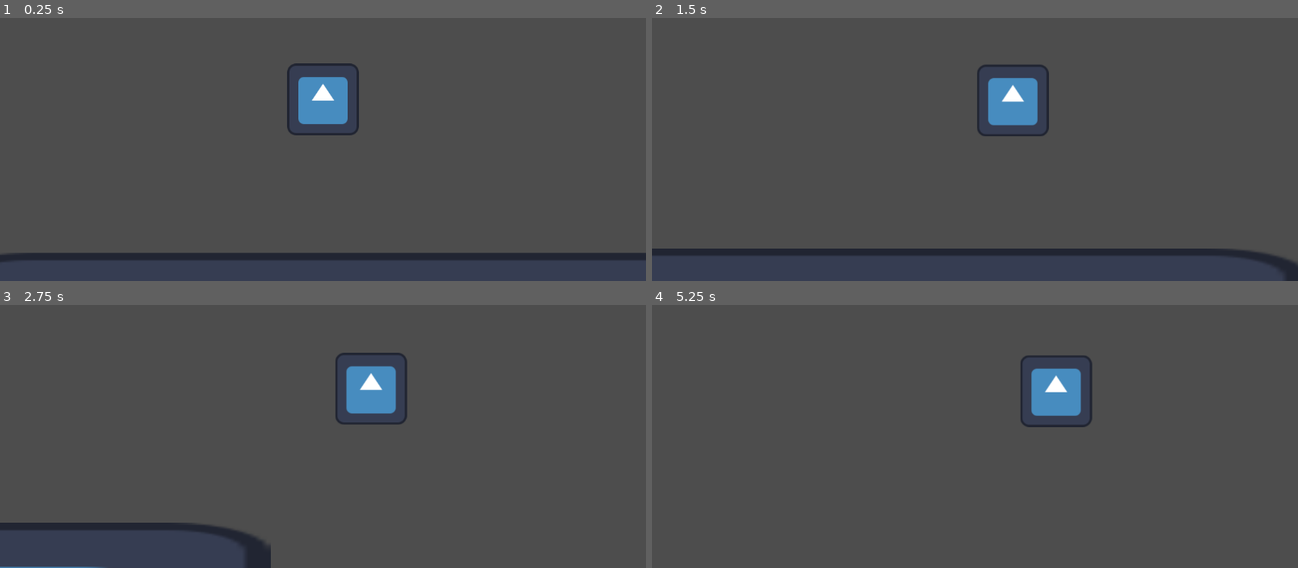
Above: before the commit, frames 1-4 (two rows, left to right).
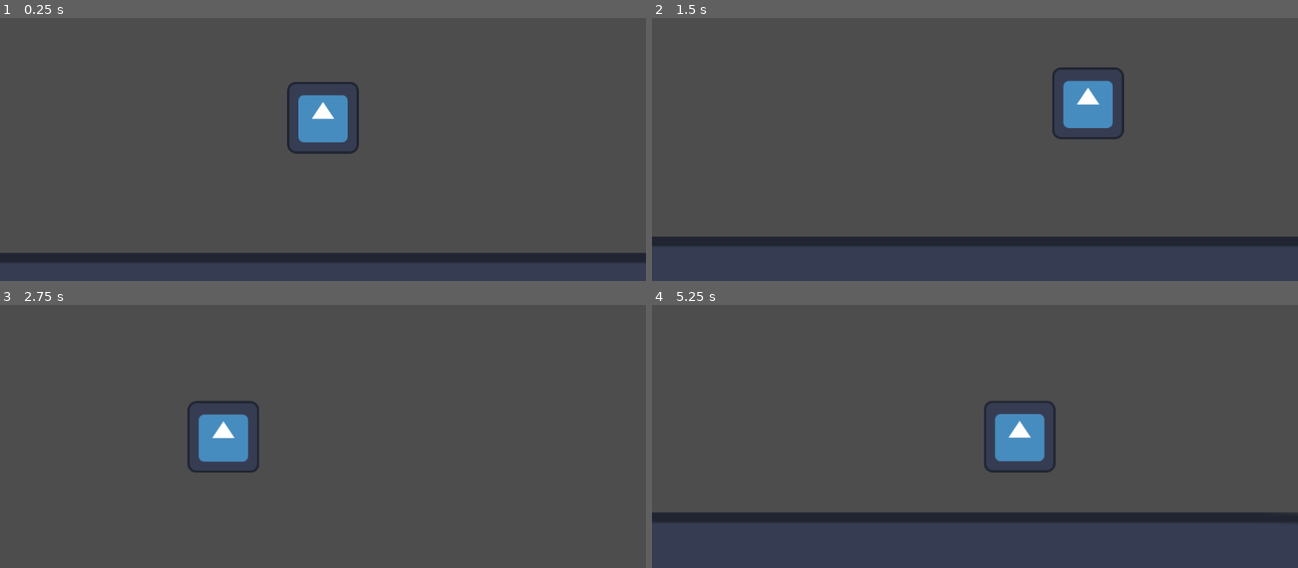
Above: after the commit, the same moments.

Repository: NxKuma/ISCS_Platformer
Game: Godot game, scene res://Scene/Main.tscn
Same seed, same stepped clock (60 frames per second), same inputs: the game is played once before the commit and once after it. The engine's default icon, where the game draws it, is replaced by a stand-in: a white triangle on a blue panel in a dark square.
Inputs:
- Up to frame 1 (0.25 s): no input
- Up to frame 2 (1.5 s): hold Shift (Run, bound only after the commit) 0.53-1.28 s; hold D (Right) from 0.53 s (still down); tap Space (Space) at 0.6 s; tap Shift (Run, bound only after the commit) at 1.35 s
- Up to frame 3 (2.75 s): tap Space (Space) at 1.55, 2.1 s; release D (Right) at 2.03 s; hold A (Left) from 2.03 s (still down); hold Shift (Run, bound only after the commit) from 2.03 s (still down)
- Up to frame 4 (5.25 s): release A (Left) at 2.78 s; release Shift (Run, bound only after the commit) at 2.78 s; hold D (Right) 2.78-4.28 s; tap Shift (Run, bound only after the commit) at 2.85, 4.35 s; tap Space (Space) at 3.05, 3.6, 4.55, 5.1 s; hold Shift (Run, bound only after the commit) 3.53-4.28 s; hold A (Left) 4.28-5.03 s; hold D (Right) from 5.03 s (still down); hold Shift (Run, bound only after the commit) from 5.03 s (still down)

The runs differ from the first frame. In frame 1, 2.3% of the frame differs, in the area x 0-100%, y 17-93%; in frame 2, 11%, in the area x 0-100%, y 17-100%; in frame 3, 5.5%; in frame 4, 7.8%.

Commit message:
Added Movement
Movement Plus Double Jump

Diff:
--- a/Scene/Character.tscn
+++ b/Scene/Character.tscn
@@ -8,6 +8,7 @@
 [node name="Player" type="CharacterBody2D"]
 platform_floor_layers = 4294901761
 script = ExtResource("1_vpxau")
+run_speed = 700
 
 [node name="Sprite2D" type="Sprite2D" parent="."]
 texture = ExtResource("1_6xw8v")
@@ -17,4 +18,11 @@
 shape = SubResource("CapsuleShape2D_r356s")
 
 [node name="Camera2D" type="Camera2D" parent="."]
-position_smoothing_enabled = true
+position_smoothing_speed = 300.0
+drag_horizontal_enabled = true
+drag_vertical_enabled = true
+drag_left_margin = 0.35
+drag_right_margin = 0.35
+drag_bottom_margin = 0.5
+editor_draw_limits = true
+editor_draw_drag_margin = true
--- a/Scene/Main.tscn
+++ b/Scene/Main.tscn
@@ -8,8 +8,8 @@
 [node name="Main" type="Node2D"]
 
 [node name="Icon" type="Sprite2D" parent="."]
-position = Vector2(620, 740)
-scale = Vector2(11.3359, 3.28125)
+position = Vector2(587, 809.5)
+scale = Vector2(28.3281, 4.36719)
 texture = ExtResource("1_fdxyj")
 
 [node name="StaticBody2D" type="StaticBody2D" parent="."]
--- a/Scripts/Player.gd
+++ b/Scripts/Player.gd
@@ -1,28 +1,44 @@
 extends CharacterBody2D
 
+# Get the gravity from the project settings to be synced with RigidBody nodes.
+var gravity: float = ProjectSettings.get_setting("physics/2d/default_gravity")
 
-@export var speed = 8
-@export var jump_velocity = -400.0
+@export var walk_speed: int = 350
+@export var run_speed: int = 500
+@export var jump_velocity: float = -600.0
+@export_range(0,1) var deccelerate: float = 0.1
+@export_range(0,1) var accelerate: float = 0.1
 
-# Get the gravity from the project settings to be synced with RigidBody nodes.
-@export var gravity = 9.18
-
+var jump_left: int = 2
 
 func _physics_process(delta):
 	# Add the gravity.
 	if not is_on_floor():
 		velocity.y += gravity * delta
+	else:
+		jump_left = 2
 
 	# Handle jump.
 	if Input.is_action_just_pressed("Space") and is_on_floor():
 		velocity.y = jump_velocity
+		jump_left -= 1
+	elif Input.is_action_just_pressed("Space") and jump_left > 0:
+		velocity.y = jump_velocity
+		jump_left -= 1
+
+	var speed:int = 0
+	if Input.is_action_pressed("Run"):
+		speed = run_speed
+	else:
+		speed = walk_speed
 
 	# Get the input direction and handle the movement/deceleration.
 	# As good practice, you should replace UI actions with custom gameplay actions.
 	var direction = Input.get_axis("Left", "Right")
 	if direction:
-		velocity.x += direction * speed
+		velocity.x = move_toward(velocity.x, direction * speed, speed * accelerate)
+		#velocity.x = direction * speed
 	else:
-		velocity.x = move_toward(velocity.x, 0, speed)
+		velocity.x = move_toward(velocity.x, 0, speed*deccelerate)
 
 	move_and_slide()
--- a/project.godot
+++ b/project.godot
@@ -78,6 +78,11 @@
 "events": [Object(InputEventKey,"resource_local_to_scene":false,"resource_name":"","device":-1,"window_id":0,"alt_pressed":false,"shift_pressed":false,"ctrl_pressed":false,"meta_pressed":false,"pressed":false,"keycode":0,"physical_keycode":32,"key_label":0,"unicode":32,"echo":false,"script":null)
 ]
 }
+Run={
+"deadzone": 0.5,
+"events": [Object(InputEventKey,"resource_local_to_scene":false,"resource_name":"","device":-1,"window_id":0,"alt_pressed":false,"shift_pressed":false,"ctrl_pressed":false,"meta_pressed":false,"pressed":false,"keycode":0,"physical_keycode":4194325,"key_label":0,"unicode":0,"echo":false,"script":null)
+]
+}
 
 [rendering]
 
